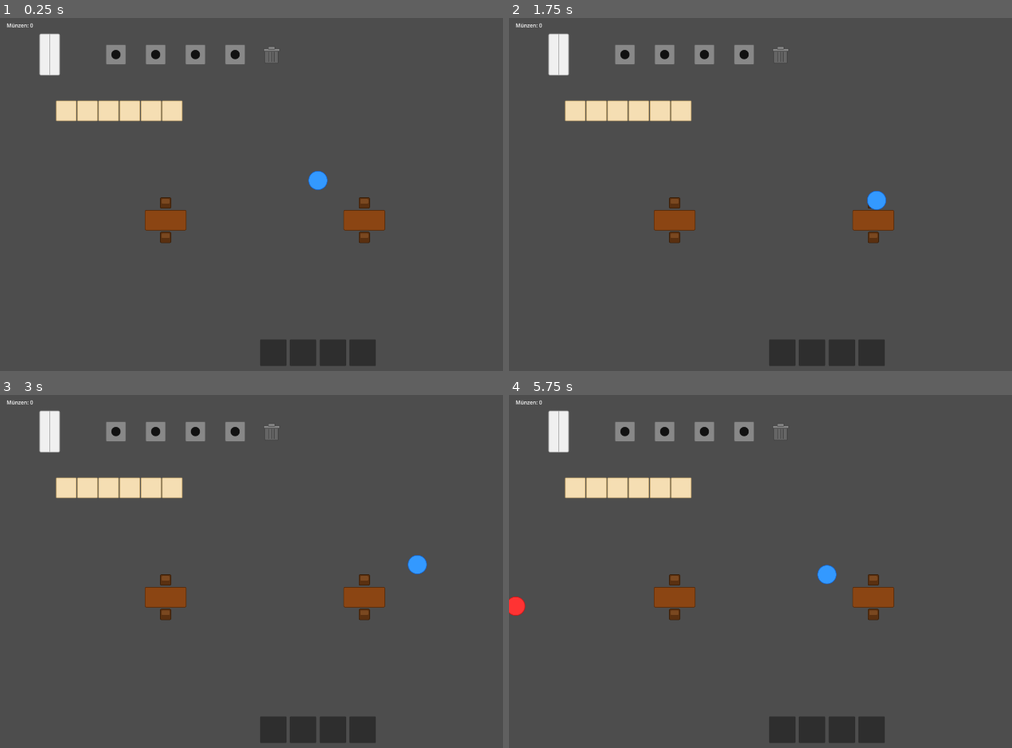
Above: before the commit, frames 1-4 (two rows, left to right).
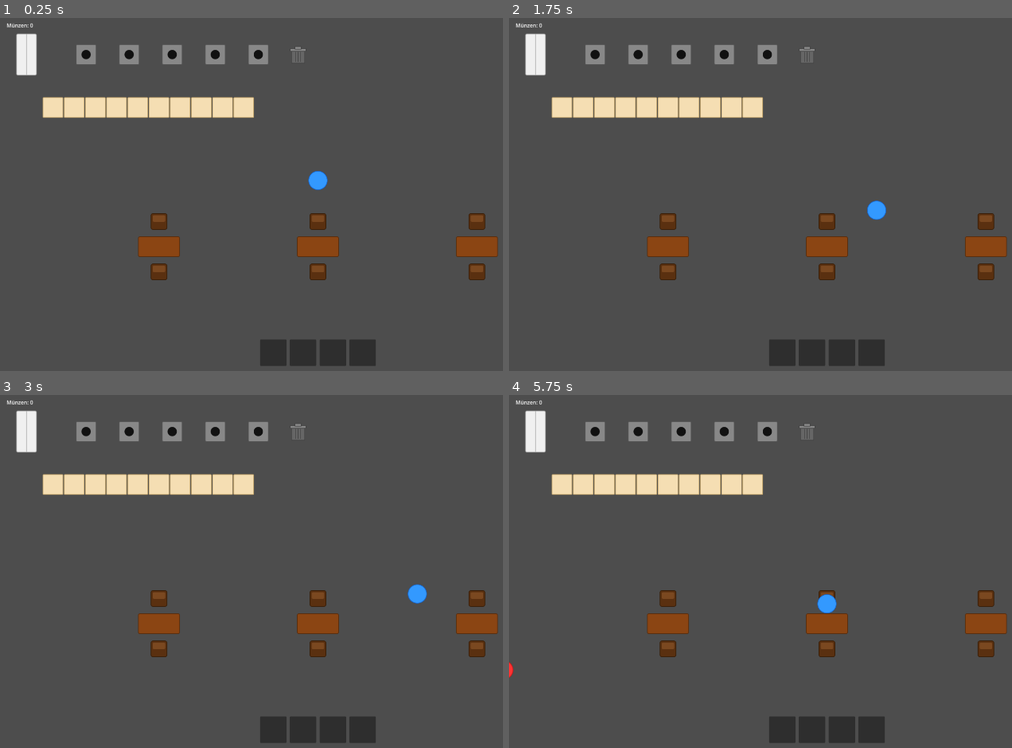
Above: after the commit, the same moments.

Repository: Grakvaloth/be-your-own-food
Game: Godot game, scene res://scenes/Main.tscn
Same seed, same stepped clock (60 frames per second), same inputs: the game is played once before the commit and once after it.
Inputs:
- Up to frame 1 (0.25 s): no input
- Up to frame 2 (1.75 s): tap Enter at 0.5 s; hold D (move_right) 0.53-1.28 s; tap E (interact) at 0.6, 1.35 s; hold S (move_down) from 1.28 s (still down)
- Up to frame 3 (3 s): release S (move_down) at 2.03 s; hold D (move_right) 2.03-2.78 s; tap E (interact) at 2.1, 2.85 s; hold W (move_up) from 2.78 s (still down)
- Up to frame 4 (5.75 s): release W (move_up) at 3.53 s; hold A (move_left) 3.53-5.03 s; tap E (interact) at 3.6, 4.35, 5.1 s; hold S (move_down) from 5.03 s (still down)

The runs differ from the first frame. In frame 1, 8.1% of the frame differs, in the area x 3-100%, y 4-75%; in frame 2, 8.1%; in frame 3, 8.4%; in frame 4, 8.5%, in the area x 0-100%, y 4-81%.

Commit message:
Redesign layout for full 1920x1080, larger chairs, 3 tables, waypoint nav
- chair.svg: 40x40 -> 56x56, chairs placed at +-76px from table center
- Main.tscn: 3 tables spread across screen (480/960/1440,700),
  5 stoves, 10 counters, full-width kitchen, player at center
- guest.gd: AISLE_X=300, counter wait at (450,400), exit at (-80,900)
- main.gd: MAX_GUESTS=6, Table3 seats added, spawn at (-80,900)

Co-Authored-By: Claude Sonnet 4.6 <noreply@anthropic.com>

Diff:
--- a/assets/chair.svg
+++ b/assets/chair.svg
@@ -1,4 +1,4 @@
-<svg xmlns="http://www.w3.org/2000/svg" width="40" height="40">
-  <rect x="4" y="4" width="32" height="32" fill="#5a3010" stroke="#3a1f08" stroke-width="2" rx="4"/>
-  <rect x="8" y="8" width="24" height="14" fill="#7a4820" rx="3"/>
+<svg xmlns="http://www.w3.org/2000/svg" width="56" height="56">
+  <rect x="4" y="4" width="48" height="48" fill="#5a3010" stroke="#3a1f08" stroke-width="2" rx="6"/>
+  <rect x="9" y="9" width="38" height="20" fill="#7a4820" rx="4"/>
 </svg>
--- a/scenes/Main.tscn
+++ b/scenes/Main.tscn
@@ -13,7 +13,7 @@
 size = Vector2(64, 128)
 
 [sub_resource type="NavigationPolygon" id="NavigationPolygon_main1"]
-vertices = PackedVector2Array(-200, 220, 1920, 220, 1920, 1060, -200, 1060)
+vertices = PackedVector2Array(-200, 340, 1920, 340, 1920, 1080, -200, 1080)
 polygons = [PackedInt32Array(0, 1, 2, 3)]
 
 [node name="Main" type="Node2D"]
@@ -23,7 +23,7 @@
 navigation_polygon = SubResource("NavigationPolygon_main1")
 
 [node name="Fridge" type="StaticBody2D" parent="."]
-position = Vector2(150, 120)
+position = Vector2(80, 120)
 collision_layer = 2
 collision_mask = 0
 script = ExtResource("6_main1")
@@ -35,43 +35,61 @@
 shape = SubResource("RectangleShape2D_main1")
 
 [node name="Trash" parent="." instance=ExtResource("8_main1")]
-position = Vector2(820, 120)
+position = Vector2(900, 120)
 
 [node name="Stove1" parent="." instance=ExtResource("2_main1")]
-position = Vector2(350, 120)
+position = Vector2(260, 120)
 
 [node name="Stove2" parent="." instance=ExtResource("2_main1")]
-position = Vector2(470, 120)
+position = Vector2(390, 120)
 
 [node name="Stove3" parent="." instance=ExtResource("2_main1")]
-position = Vector2(590, 120)
+position = Vector2(520, 120)
 
 [node name="Stove4" parent="." instance=ExtResource("2_main1")]
-position = Vector2(710, 120)
+position = Vector2(650, 120)
+
+[node name="Stove5" parent="." instance=ExtResource("2_main1")]
+position = Vector2(780, 120)
 
 [node name="Table1" parent="." instance=ExtResource("1_main1")]
-position = Vector2(500, 620)
+position = Vector2(480, 700)
 
 [node name="Table2" parent="." instance=ExtResource("1_main1")]
-position = Vector2(1100, 620)
+position = Vector2(960, 700)
+
+[node name="Table3" parent="." instance=ExtResource("1_main1")]
+position = Vector2(1440, 700)
 
 [node name="Counter1" parent="." instance=ExtResource("7_main1")]
-position = Vector2(200, 290)
+position = Vector2(160, 280)
 
 [node name="Counter2" parent="." instance=ExtResource("7_main1")]
-position = Vector2(264, 290)
+position = Vector2(224, 280)
 
 [node name="Counter3" parent="." instance=ExtResource("7_main1")]
-position = Vector2(328, 290)
+position = Vector2(288, 280)
 
 [node name="Counter4" parent="." instance=ExtResource("7_main1")]
-position = Vector2(392, 290)
+position = Vector2(352, 280)
 
 [node name="Counter5" parent="." instance=ExtResource("7_main1")]
-position = Vector2(456, 290)
+position = Vector2(416, 280)
 
 [node name="Counter6" parent="." instance=ExtResource("7_main1")]
-position = Vector2(520, 290)
+position = Vector2(480, 280)
+
+[node name="Counter7" parent="." instance=ExtResource("7_main1")]
+position = Vector2(544, 280)
+
+[node name="Counter8" parent="." instance=ExtResource("7_main1")]
+position = Vector2(608, 280)
+
+[node name="Counter9" parent="." instance=ExtResource("7_main1")]
+position = Vector2(672, 280)
+
+[node name="Counter10" parent="." instance=ExtResource("7_main1")]
+position = Vector2(736, 280)
 
 [node name="Player" parent="." instance=ExtResource("3_main1")]
 position = Vector2(960, 500)
@@ -81,6 +99,6 @@
 [node name="ScoreLabel" type="Label" parent="HUD"]
 offset_left = 20.0
 offset_top = 20.0
-offset_right = 280.0
+offset_right = 300.0
 offset_bottom = 60.0
-text = "Score: 0"
+text = "Münzen: 0"
--- a/scenes/Table.tscn
+++ b/scenes/Table.tscn
@@ -17,15 +17,15 @@
 shape = SubResource("RectangleShape2D_table1")
 
 [node name="ChairTop" type="Sprite2D" parent="."]
-position = Vector2(0, -52)
+position = Vector2(0, -76)
 texture = ExtResource("2_table1")
 
 [node name="ChairBottom" type="Sprite2D" parent="."]
-position = Vector2(0, 52)
+position = Vector2(0, 76)
 texture = ExtResource("2_table1")
 
 [node name="SeatPoint_Top" type="Marker2D" parent="."]
-position = Vector2(0, -52)
+position = Vector2(0, -76)
 
 [node name="SeatPoint_Bottom" type="Marker2D" parent="."]
-position = Vector2(0, 52)
+position = Vector2(0, 76)
--- a/scripts/guest.gd
+++ b/scripts/guest.gd
@@ -6,20 +6,19 @@
 const EAT_DURATION := 10.0
 const ORDER_WAIT := 30.0
 const FOOD_WAIT := 60.0
+const AISLE_X := 300.0
 
 var state := State.ENTERING
 var current_order := "food_cooked"
 var assigned_seat: Node = null
-
-@onready var _nav: NavigationAgent2D = $NavAgent
-
 var _walk_target := Vector2.ZERO
 var _eat_timer := 0.0
 var _wait_timer := 0.0
 var _served := false
+var _at_aisle := false
 
 func _ready() -> void:
-	_walk_target = Vector2(360, 390)
+	_walk_target = Vector2(450, 400)
 	$OrderBubble.visible = false
 	$FoodSprite.visible = false
 	$TimerBar.visible = false
@@ -42,27 +41,16 @@
 			if _eat_timer <= 0.0:
 				$FoodSprite.visible = false
 				state = State.LEAVING
-				_walk_target = Vector2(-80, 700)
+				_walk_target = Vector2(-80, 900)
 
 func _step_toward(pos: Vector2) -> void:
-	if state in [State.ENTERING, State.LEAVING]:
-		if global_position.distance_to(pos) < 12.0:
-			velocity = Vector2.ZERO
-			move_and_slide()
-			_on_reached()
-			return
-		velocity = (pos - global_position).normalized() * SPEED
+	if global_position.distance_to(pos) < 16.0:
+		velocity = Vector2.ZERO
 		move_and_slide()
-	else:
-		_nav.target_position = pos
-		if _nav.is_navigation_finished():
-			velocity = Vector2.ZERO
-			move_and_slide()
-			_on_reached()
-			return
-		var next := _nav.get_next_path_position()
-		velocity = (next - global_position).normalized() * SPEED
-		move_and_slide()
+		_on_reached()
+		return
+	velocity = (pos - global_position).normalized() * SPEED
+	move_and_slide()
 
 func _on_reached() -> void:
 	match state:
@@ -73,11 +61,15 @@
 			$TimerBar.max_value = ORDER_WAIT
 			$TimerBar.visible = true
 		State.WALKING_TO_TABLE:
-			state = State.EATING
-			_wait_timer = FOOD_WAIT
-			$TimerBar.max_value = FOOD_WAIT
-			$TimerBar.visible = true
-			_update_timer_bar()
+			if not _at_aisle:
+				_at_aisle = true
+				_walk_target = assigned_seat.global_position
+			else:
+				state = State.EATING
+				_wait_timer = FOOD_WAIT
+				$TimerBar.max_value = FOOD_WAIT
+				$TimerBar.visible = true
+				_update_timer_bar()
 		State.LEAVING:
 			if _served:
 				get_parent().guest_served(self)
@@ -95,7 +87,7 @@
 	$TimerBar.visible = false
 	get_parent().guest_left_early(self)
 	state = State.LEAVING
-	_walk_target = Vector2(-80, 700)
+	_walk_target = Vector2(-80, 900)
 
 func can_interact(player: CharacterBody2D) -> bool:
 	match state:
@@ -109,7 +101,8 @@
 	match state:
 		State.WAITING:
 			if assigned_seat != null:
-				_walk_target = assigned_seat.global_position
+				_at_aisle = false
+				_walk_target = Vector2(AISLE_X, assigned_seat.global_position.y)
 				state = State.WALKING_TO_TABLE
 				$OrderBubble.visible = false
 				$TimerBar.visible = false
--- a/scripts/main.gd
+++ b/scripts/main.gd
@@ -1,7 +1,7 @@
 extends Node2D
 
 const SPAWN_INTERVAL := 30.0
-const MAX_GUESTS := 4
+const MAX_GUESTS := 6
 const POINTS_PER_GUEST := 100
 
 var score := 0
@@ -15,6 +15,8 @@
 		$Table1/SeatPoint_Bottom,
 		$Table2/SeatPoint_Top,
 		$Table2/SeatPoint_Bottom,
+		$Table3/SeatPoint_Top,
+		$Table3/SeatPoint_Bottom,
 	]
 	$HUD/ScoreLabel.text = "Münzen: 0"
 
@@ -28,7 +30,7 @@
 func _spawn_guest() -> void:
 	var g: CharacterBody2D = preload("res://scenes/Guest.tscn").instantiate()
 	g.assigned_seat = _free_seats.pop_front()
-	g.global_position = Vector2(-50, 700)
+	g.global_position = Vector2(-80, 900)
 	add_child(g)
 	_guests.append(g)
 
